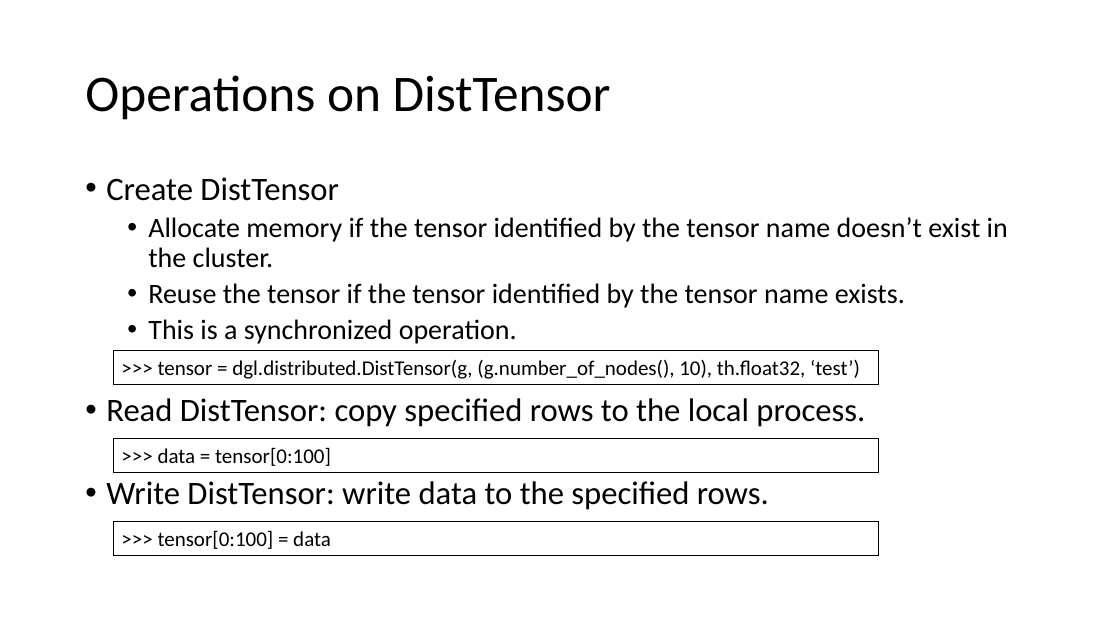
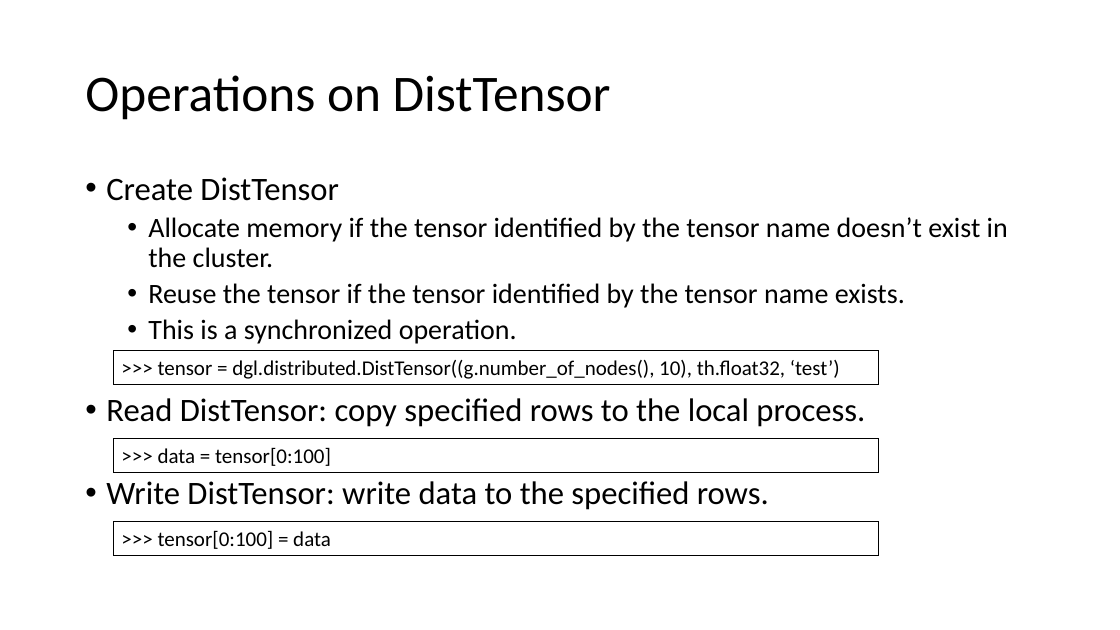
Before and after one commit to dglai/KDD20-Hands-on-Tutorial, a slide deck: slide 16 of 5-distributed/distributed training tutorial.pptx. Drawn at 1120x630 pixels with LibreOffice and Linux fonts; fonts in the diff are those of the drawing. Boxes give left, top, right and bottom in pixels: in the first picture for what was removed or moved away, otherwise in the second. Text is boxed around its words. In the diff, an @@ line names an element or a change of style, - is before the commit and + after.

```diff
--- a/5-distributed/distributed training tutorial.pptx
+++ b/5-distributed/distributed training tutorial.pptx
@@ text in rectangle at box(158, 360, 840, 379): text changed @@
->>> tensor = dgl.distributed.DistTensor(g, (g.number_of_nodes(), 10), th.float32, ‘test’)
+>>> tensor = dgl.distributed.DistTensor((g.number_of_nodes(), 10), th.float32, ‘test’)
```
Also in this commit, not shown: 7 other slides changed.
